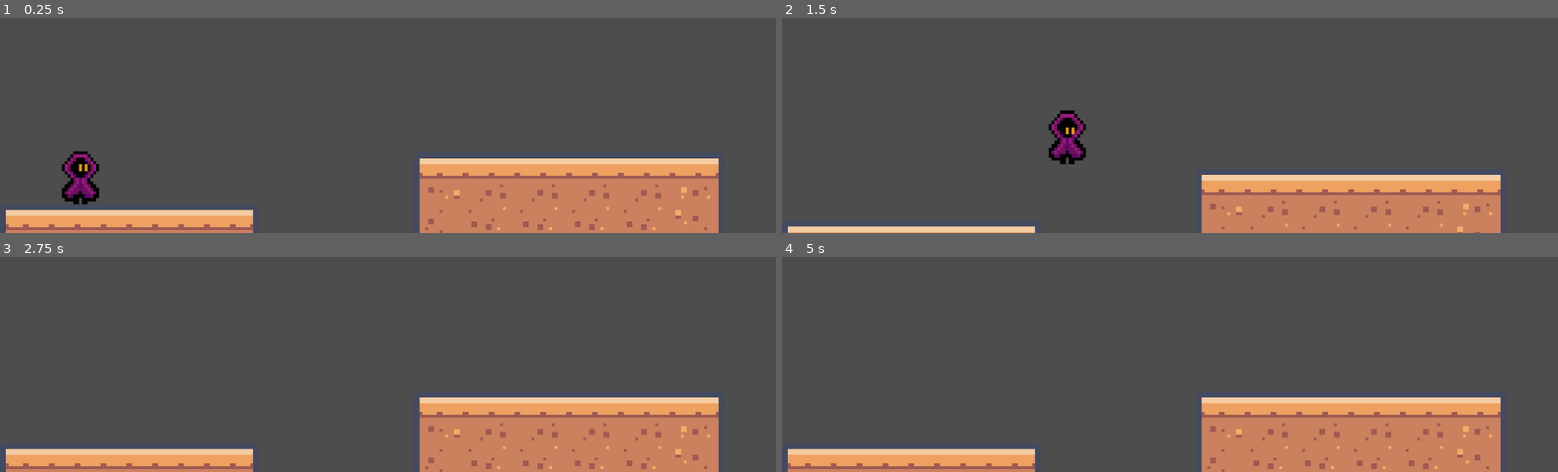
Above: before the commit, frames 1-4 (two rows, left to right).
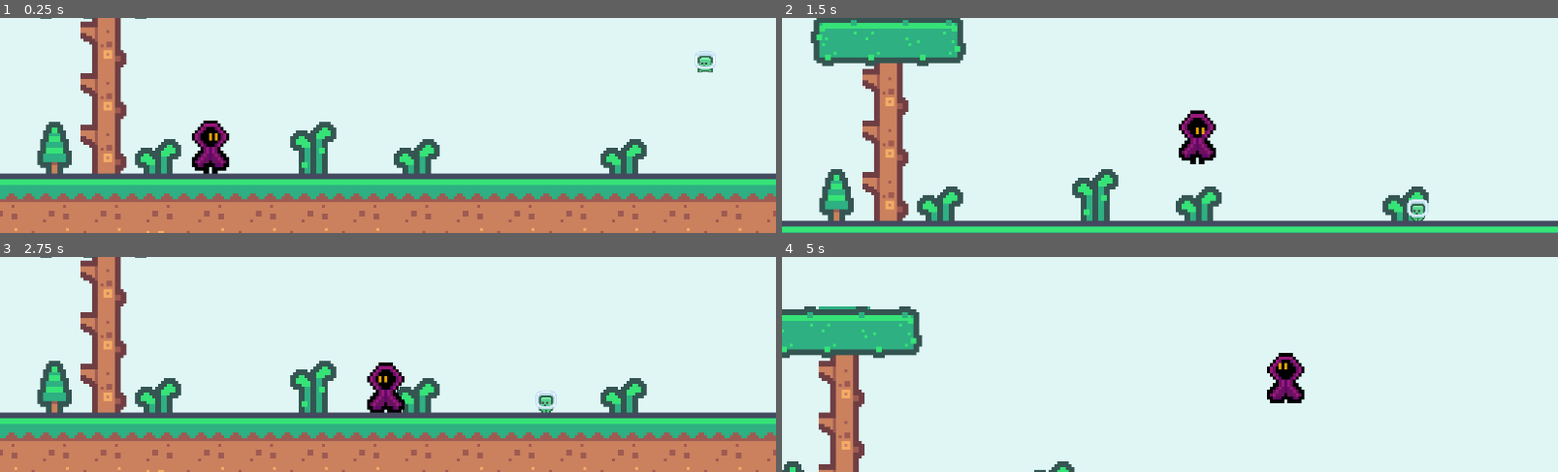
Above: after the commit, the same moments.

Repository: Ladzsz/ladPlatformer
Game: Godot game, scene res://src/Levels/Level1.tscn
The game is run twice, just before and just after one commit, with the same random seed, the same clock (stepped at 60 frames per second) and the same inputs. Before the commit the project starts from res://src/Levels/level_2.tscn.
Inputs:
- Up to frame 1 (0.25 s): no input
- Up to frame 2 (1.5 s): tap Enter (ui_accept) at 0.5, 0.77 s; hold Right (ui_right) from 0.53 s (still down)
- Up to frame 3 (2.75 s): tap Enter (ui_accept) at 1.52 s; release Right (ui_right) at 2.03 s; hold Left (ui_left) from 2.03 s (still down)
- Up to frame 4 (5 s): release Left (ui_left) at 2.78 s; hold Right (ui_right) 2.78-4.28 s; tap Enter (ui_accept) at 3.02, 3.77, 4.52 s; hold Left (ui_left) from 4.28 s (still down)

The runs differ from the first frame. In frame 1, 93% of the frame differs, in the area x 0-100%, y 0-100%; in frame 2, 98%; in frame 3, 93%; in frame 4, 100%.

Commit message:
updated checkpoint logic and level 2

Diff:
--- a/project.godot
+++ b/project.godot
@@ -11,14 +11,14 @@
 [application]
 
 config/name="LadPlatformer"
-run/main_scene="uid://bd2r6hm6hpor1"
+run/main_scene="uid://bmvpepk5q7yl0"
 config/features=PackedStringArray("4.6", "Forward Plus")
 config/icon="res://icon.svg"
 
 [autoload]
 
-Gamedata="*uid://vyfk4h8li68i"
 BgMusic="*uid://dheqa4nse0g2"
+Globals="*uid://d067fklc1u45q"
 
 [display]
 
--- a/src/Data/Gamedata.gd
+++ /dev/null
@@ -1,4 +0,0 @@
-extends Node
-
-#start checkpoint at level 1
-var checkpoint = "res://src/Levels/Level1.tscn"
--- /dev/null
+++ b/src/Global/Global.gd
@@ -0,0 +1,3 @@
+extends Node
+
+var checkpoint = ""
--- a/src/Levels/level props/sign_teleport.gd
+++ b/src/Levels/level props/sign_teleport.gd
@@ -6,5 +6,5 @@
 func _on_body_entered(body: Node2D) -> void:
 	if body.is_in_group("player"):
 		print("Something entered:", body)
-		Gamedata.checkpoint = next_level
+		Globals.checkpoint = get_tree().current_scene.scene_file_path
 		get_tree().change_scene_to_file(next_level)
--- a/src/Levels/level_2.gd
+++ b/src/Levels/level_2.gd
@@ -6,6 +6,8 @@
 @export var camera_bottom := 2160
 
 func _ready():
+	$PlayerContainer/Hero.died.connect(_on_player_died)
+
 	var player = get_tree().get_first_node_in_group("player")
 	if player:
 		var cam = player.get_node("Camera2D")
@@ -13,3 +15,8 @@
 		cam.limit_right = camera_right
 		cam.limit_top = camera_top
 		cam.limit_bottom = camera_bottom
+
+func _on_player_died():
+	print($"Ui items/DeathScreen")
+	$"Ui items/DeathScreen".visible = true
+	get_tree().paused = true
--- a/src/Levels/level_2.tscn
+++ b/src/Levels/level_2.tscn
@@ -24,6 +24,8 @@
 [ext_resource type="Texture2D" uid="uid://covlwg5vsvjsf" path="res://newassets/kenney_pixel-platformer/Tiles/tile_0040.png" id="17_o5bjt"]
 [ext_resource type="Texture2D" uid="uid://c6713l08gbp38" path="res://newassets/kenney_pixel-platformer/Tiles/Backgrounds/tile_0004.png" id="17_oowwy"]
 [ext_resource type="Texture2D" uid="uid://d3b6rqkml2q24" path="res://newassets/kenney_pixel-platformer/Tiles/Backgrounds/tile_0005.png" id="18_ewg51"]
+[ext_resource type="Script" uid="uid://c5bmao4sga0hy" path="res://src/Levels/deathpits.gd" id="25_mpxcb"]
+[ext_resource type="PackedScene" uid="uid://mswxilpcmxu8" path="res://src/UI/death_screen.tscn" id="26_0j1l1"]
 
 [sub_resource type="TileSetAtlasSource" id="TileSetAtlasSource_1gqea"]
 texture = ExtResource("1_m2sm1")
@@ -182,6 +184,12 @@
 sources/22 = SubResource("TileSetAtlasSource_ewg51")
 sources/23 = SubResource("TileSetAtlasSource_vfh7l")
 
+[sub_resource type="RectangleShape2D" id="RectangleShape2D_0j1l1"]
+size = Vector2(4251.5, 511.25)
+
+[sub_resource type="RectangleShape2D" id="RectangleShape2D_6lyve"]
+size = Vector2(59, 2577)
+
 [node name="Level2" type="Node2D" unique_id=1985770228]
 script = ExtResource("1_6rtw7")
 camera_right = 2200
@@ -197,4 +205,35 @@
 [node name="PlayerContainer" type="Node2D" parent="." unique_id=1111605954]
 
 [node name="Hero" parent="PlayerContainer" unique_id=885076994 instance=ExtResource("3_r8c1v")]
-position = Vector2(-45, 2102)
+position = Vector2(-46, 2102)
+
+[node name="Level area2ds" type="Node2D" parent="." unique_id=1859590548]
+
+[node name="Deathpit" type="Area2D" parent="Level area2ds" unique_id=1478680636]
+position = Vector2(300, 1938)
+collision_mask = 6
+script = ExtResource("25_mpxcb")
+
+[node name="CollisionShape2D" type="CollisionShape2D" parent="Level area2ds/Deathpit" unique_id=511296868]
+position = Vector2(753.25, 756.625)
+shape = SubResource("RectangleShape2D_0j1l1")
+
+[node name="invisible wall" type="StaticBody2D" parent="Level area2ds" unique_id=1444700579]
+position = Vector2(-220, 1069)
+
+[node name="CollisionShape2D" type="CollisionShape2D" parent="Level area2ds/invisible wall" unique_id=1834411742]
+position = Vector2(182.5, 83)
+shape = SubResource("RectangleShape2D_6lyve")
+
+[node name="invisible wall2" type="StaticBody2D" parent="Level area2ds" unique_id=1037086894]
+position = Vector2(2255, 1061)
+
+[node name="CollisionShape2D" type="CollisionShape2D" parent="Level area2ds/invisible wall2" unique_id=1128851677]
+position = Vector2(182.5, 83)
+shape = SubResource("RectangleShape2D_6lyve")
+
+[node name="Ui items" type="Node2D" parent="." unique_id=876473278]
+
+[node name="DeathScreen" parent="Ui items" unique_id=1395296123 instance=ExtResource("26_0j1l1")]
+
+[connection signal="body_entered" from="Level area2ds/Deathpit" to="Level area2ds/Deathpit" method="_on_body_entered"]
--- a/src/UI/deathscreen.gd
+++ b/src/UI/deathscreen.gd
@@ -1,6 +1,7 @@
 extends CanvasLayer
 
 func _ready():
+	Globals.checkpoint = get_tree().current_scene.scene_file_path
 	add_to_group("death_screen")
 	visible = false
 
@@ -10,4 +11,4 @@
 
 func _on_respawn_pressed() -> void:
 	get_tree().paused = false
-	get_tree().change_scene_to_file(Gamedata.checkpoint)
+	get_tree().change_scene_to_file(Globals.checkpoint)
Not shown, removed: src/Data/Gamedata.gd.uid
Not shown, added: src/Global/Global.gd.uid
Not shown, added: src/Levels/Level1.tscn2582528010.tmp
Not shown, added: src/Levels/Level1.tscn2788232388.tmp
Not shown, added: src/Levels/Level1.tscn27957470.tmp
Not shown, added: src/Levels/Level1.tscn3166453503.tmp
Not shown, added: src/Levels/Level1.tscn3390316199.tmp
Not shown, added: src/Levels/Level1.tscn3498589584.tmp
